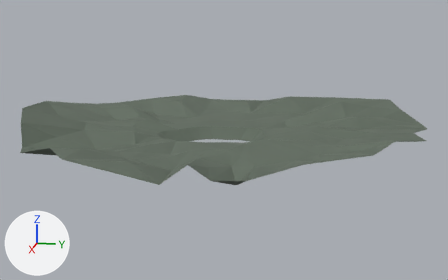
Before and after pictures for a commit that changed the FBX model Assets/Models/Terrain/NuclearBar/nb_landscape.FBX.
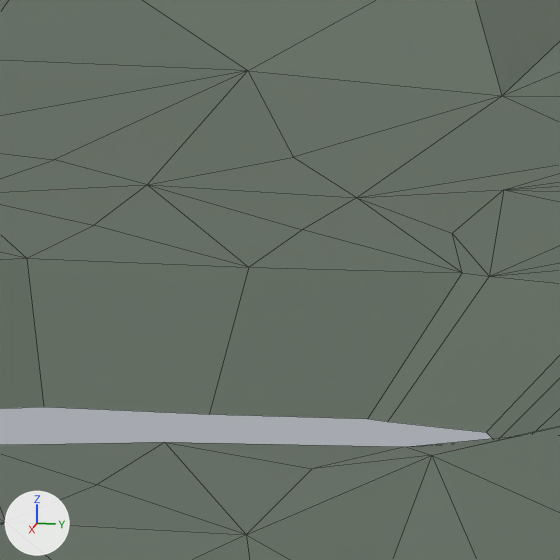
Each version appears first whole from a 50 mm lens placed at (380.8, 60.3, 74.5), pointed at (38.0, -8.2, -11.2), and next in a close-up on the part from 47% to 57% of the width and 37% to 54% of the height. Every picture has the same lights, and +X, +Y and +Z are marked at lower left. The close-ups show mesh edges as thin lines. Where no turn or scale is listed for an object, it has been applied to the vertices.

Names of what the first close-up shows: 'environment'.
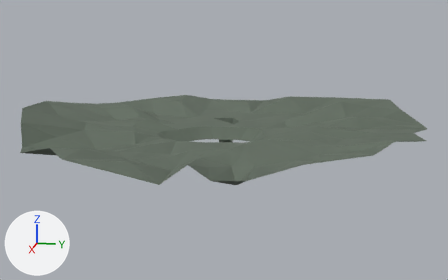
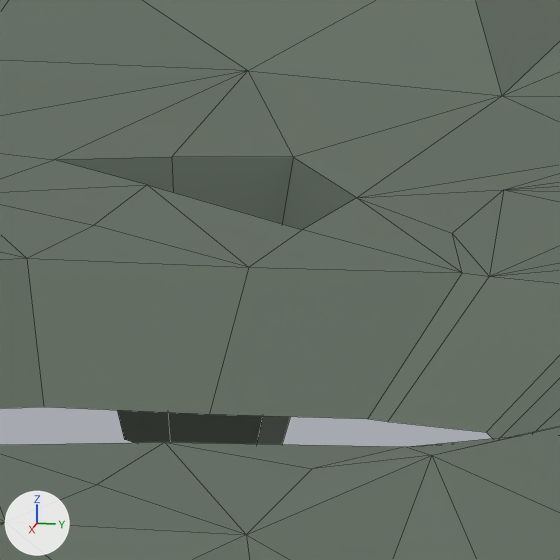
Scene script edits in JSON lines:
```json
{"block": "me_mesh", "where": "# used by ob_environment; location = (0.0, 0.0, 0.0)"}
{"op": "remove", "block": "me_mesh", "code": "me_mesh.from_pydata(...)  # 216 vertices, 356 faces; spans x -68.0..141.0, y -124.0..109.0, z -14.0..10.0"}
{"op": "add", "block": "me_mesh", "code": "me_mesh.from_pydata(...)  # 223 vertices, 364 faces; spans x -68.0..141.0, y -124.0..109.0, z -22.0..10.0"}
{"block": "me_mesh", "change": "me_mesh part 1"}
{"block": "me_mesh", "change": "4 faces are deleted"}
{"block": "me_mesh", "change": "7 vertices are added at x -2.0..11.0, y -18.0..-9.0, z -22.0..-7.0"}
{"block": "me_mesh", "change": "12 new faces join them"}
```

Location of each change, [x1, y1, x2, y2] in pixels of the close-ups (560 x 560 px):
```json
{"part": 1, "of": "me_mesh", "change": "built on", "before": [55, 71, 356, 230], "after": [55, 71, 356, 444]}
```
